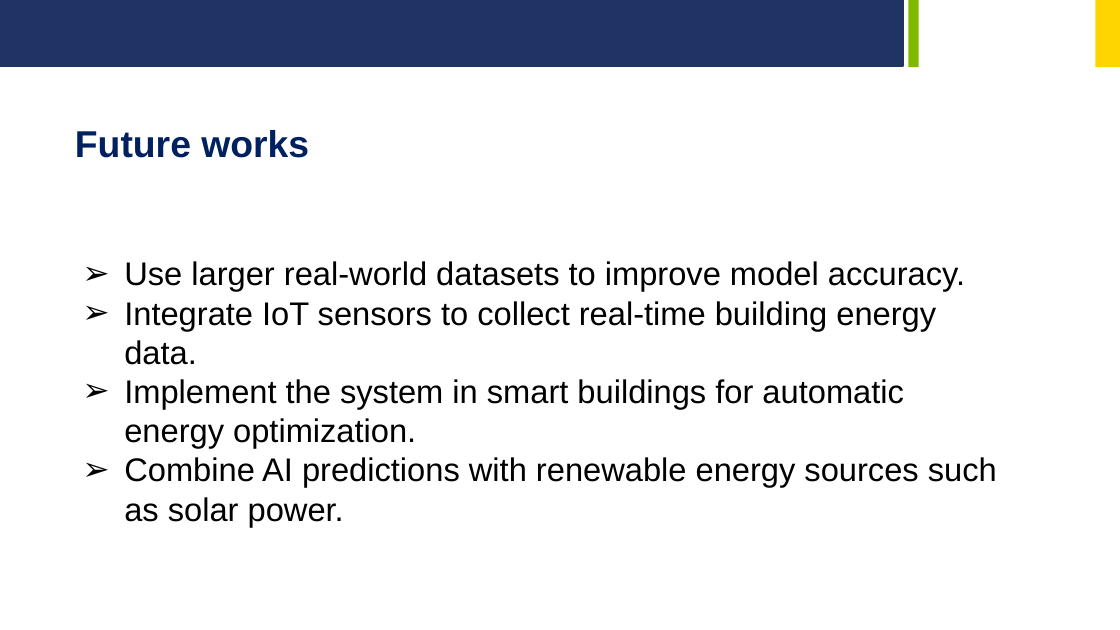
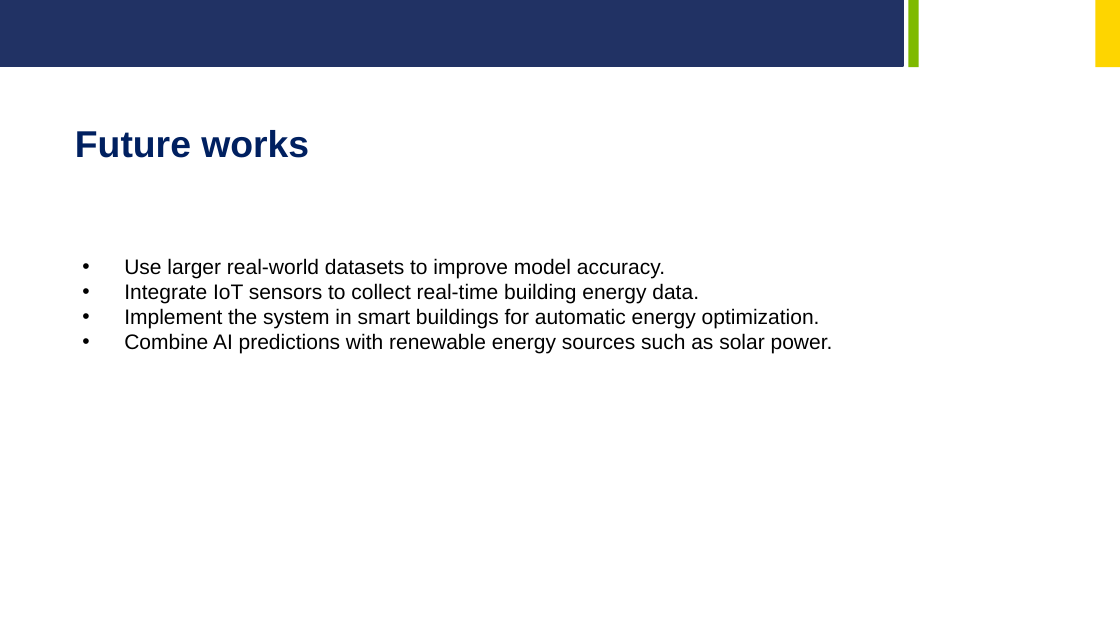
Before and after one commit to sohangehlot/AI-Energy-Consumption-Prediction, a slide deck: slide 13 of ai based Energy consumption prediction project.pptx (slide 14 before the commit). Drawn at 1120x630 pixels with LibreOffice and Linux fonts; fonts in the diff are those of the drawing; background and template pictures are left out. Boxes give left, top, right and bottom in pixels: in the first picture for what was removed or moved away, otherwise in the second. Text is boxed around its words. In the diff, an @@ line names an element or a change of style, - is before the commit and + after.

```diff
--- a/ai based Energy consumption prediction project.pptx
+++ b/ai based Energy consumption prediction project.pptx
@@ text "Use larger real-world datasets to ..." at [124,258,833,354]: size 28 to 18 pt; bullet ➢ to • @@
```
Also in this commit, not shown: 9 other slides changed, 2 slides removed.
